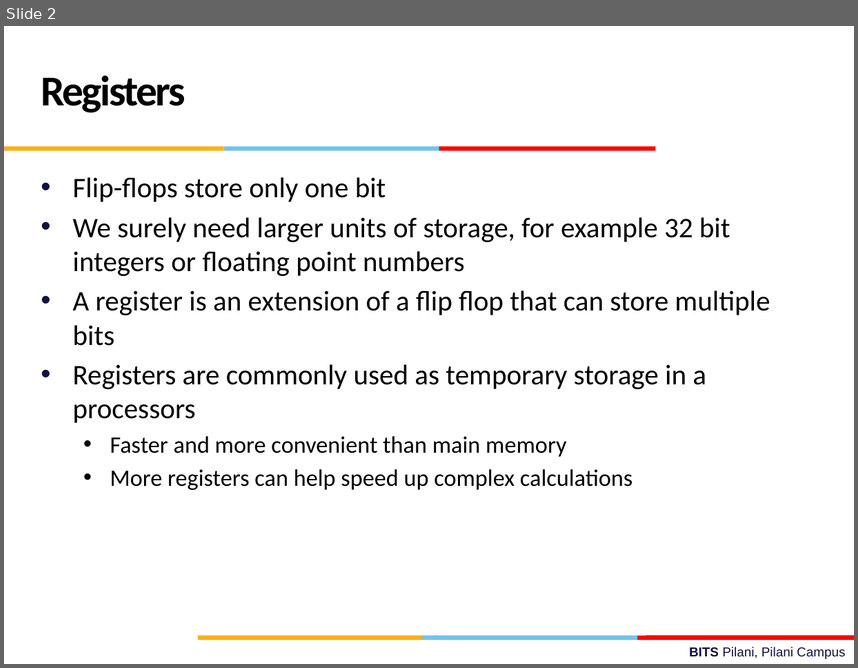
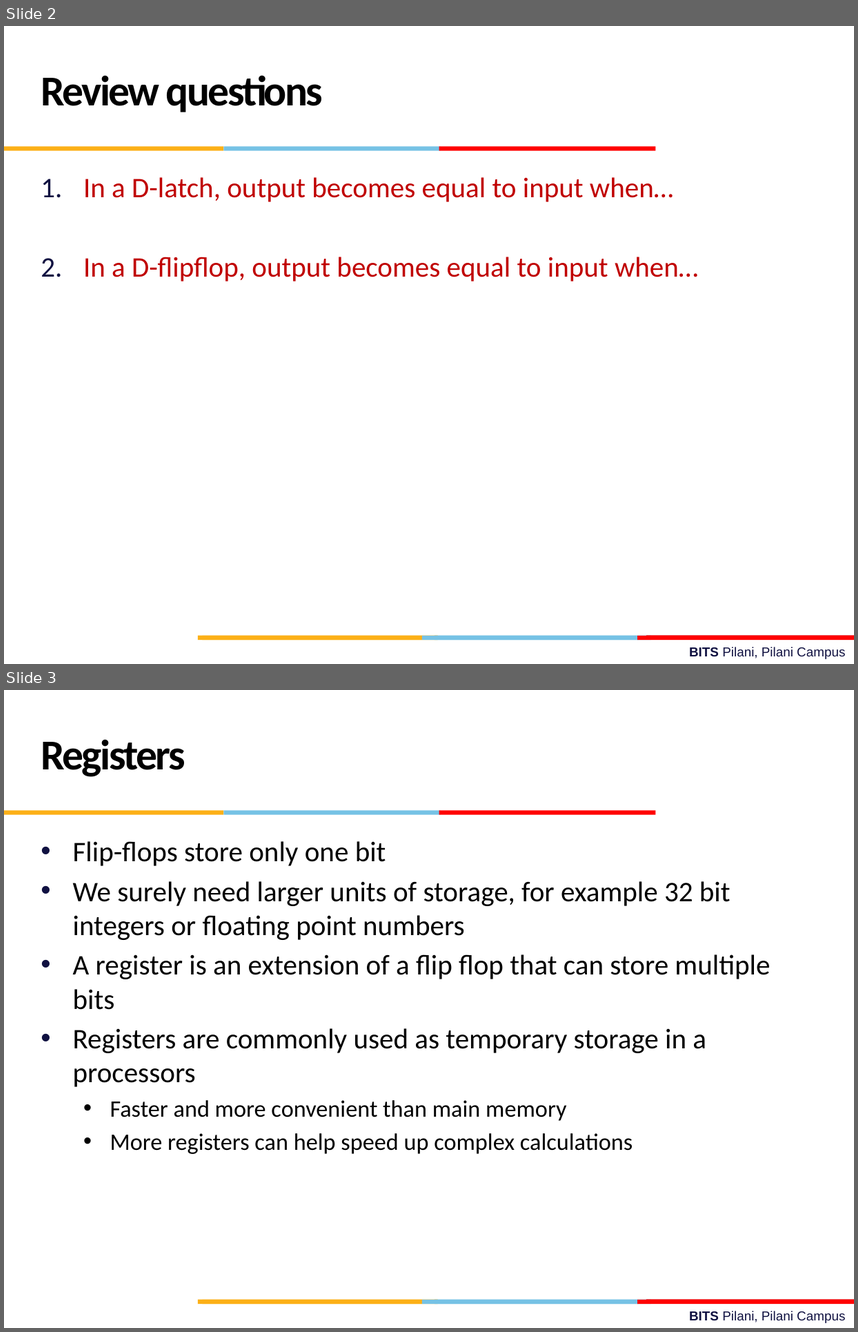
Before and after one commit to gsaurabhr-teaching/f215-2026, a slide deck: Lec-23.pptx. Shown one above the other, each under a label of ours: slide 2 before the commit, slides 2 and 3 after it. The pictures are 858x668 and 858x1332 pixels, drawn with LibreOffice and Linux fonts; fonts in the diff are those of the drawing; background and template pictures are left out. Boxes give left, top, right and bottom in pixels: in the first picture for what was removed or moved away, otherwise in the second. Text is boxed around its words. In the diff, an @@ line names an element or a change of style, - is before the commit and + after.

```diff
--- a/Lec-23.pptx
+++ b/Lec-23.pptx
@@ slide 2 added at box(4, 26, 854, 664), background #FFFFFF; not listed: 10 template elements that a slide beside it also shows @@
@@ text added at box(41, 75, 323, 112), 36 pt, text #000000, bold @@
+Review questions
@@ text added at box(83, 177, 698, 281), 24 pt, text #C00000 @@
+1. In a D-latch, output becomes equal to input when…
+2. In a D-flipflop, output becomes equal to input when…
@@ what was slide 2 is now slide 3 @@
```
Also in this commit, not shown: 1 slide changed, 2 other slides added, 1 other file.
